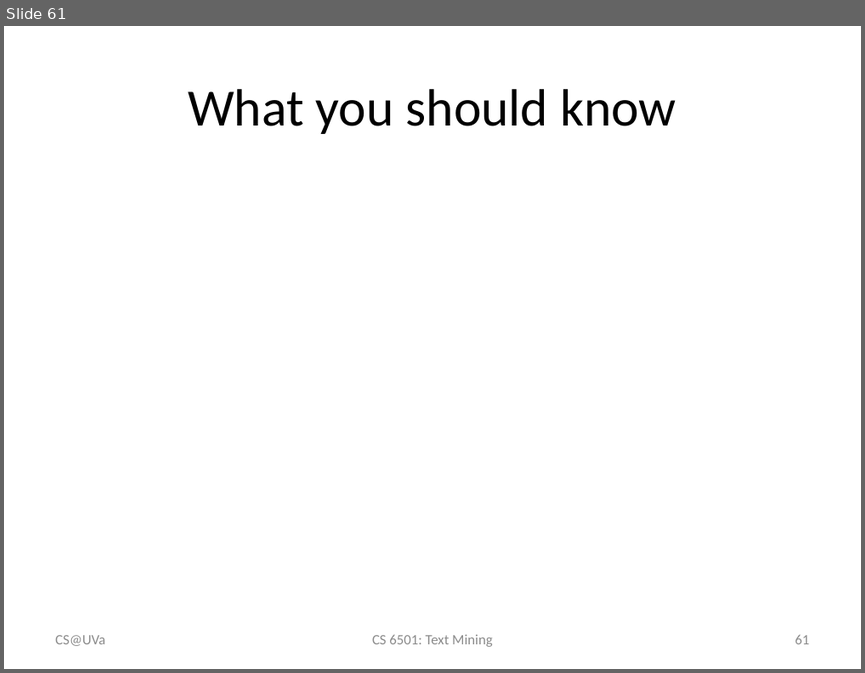
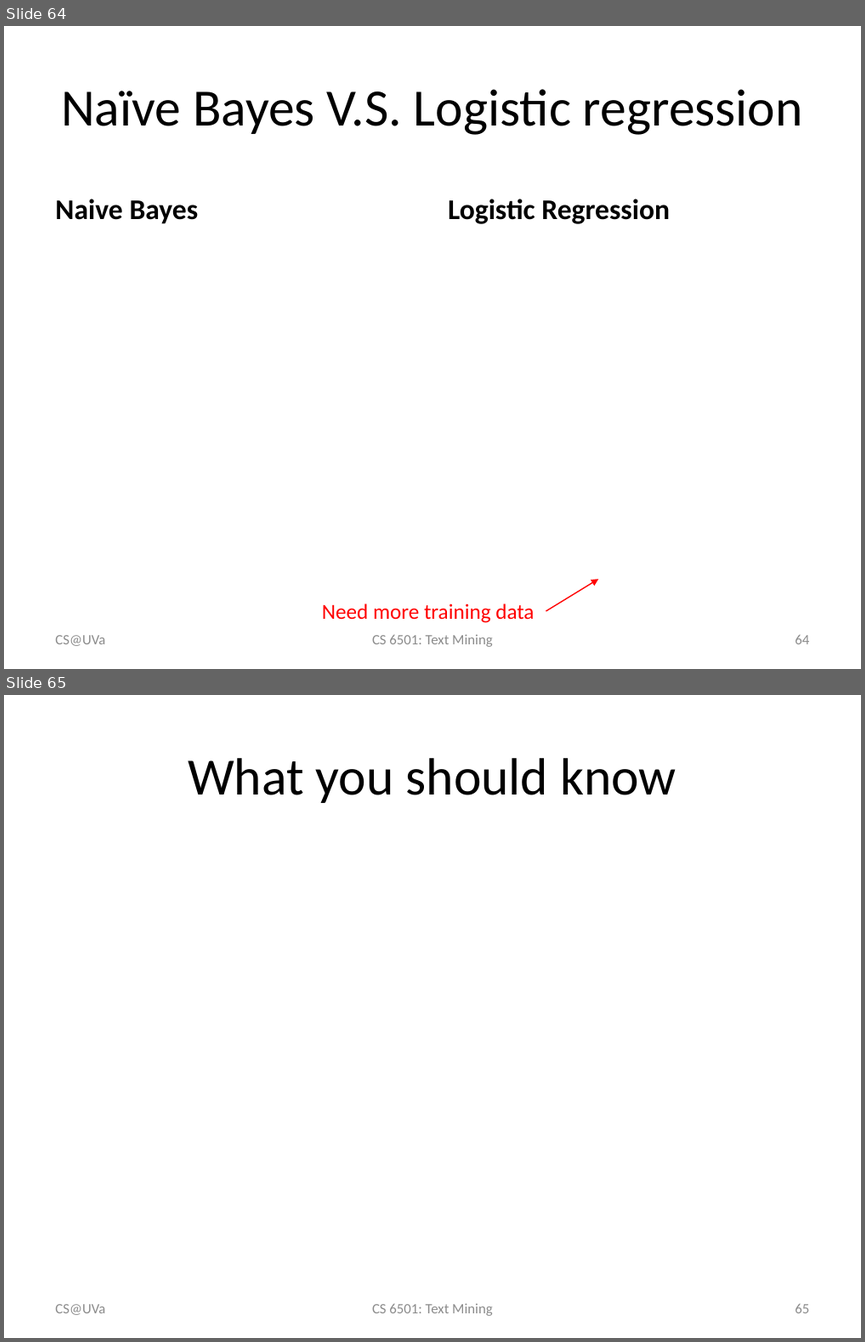
Before and after one commit to wang296/CS6501-Text-Mining, a slide deck: docs/Logistic Regression.pptx. Shown one above the other, each under a label of ours: slide 61 before the commit, slides 64 and 65 after it. The pictures are 865x673 and 865x1342 pixels, drawn with LibreOffice and Linux fonts; fonts in the diff are those of the drawing; grey boxes stand for pictures. Boxes give left, top, right and bottom in pixels: in the first picture for what was removed or moved away, otherwise in the second. Text is boxed around its words. In the diff, an @@ line names an element or a change of style, - is before the commit and + after.

```diff
--- a/docs/Logistic Regression.pptx
+++ b/docs/Logistic Regression.pptx
@@ slide 64 added at (4,26,861,669), background #FFFFFF @@
@@ title added at (61,89,803,135), 44 pt, text #000000 @@
+Naïve Bayes V.S. Logistic regression
@@ text added at (55,199,199,224), 24 pt, text #000000, bold @@
+Naive Bayes
@@ text added at (448,199,670,224), 24 pt, text #000000, bold @@
+Logistic Regression
@@ arrow added from (545, 611) to (599, 578), #FF0000 1 pt @@
@@ text added at (322,603,534,623), 18 pt, text #FF0000 @@
+Need more training data
@@ text added at (55,635,105,646), 12 pt, text #8C8C8C @@
+CS@UVa
@@ text added at (372,634,493,646), 12 pt, text #8C8C8C @@
+CS 6501: Text Mining
@@ page number added at (794,635,809,644), 12 pt, text #8C8C8C @@
+64
@@ what was slide 61 is now slide 65 @@
@@ page number at (794,1304,809,1313): text changed @@
-61
+65
```
Also in this commit, not shown: 3 other slides added, 7 other files.
